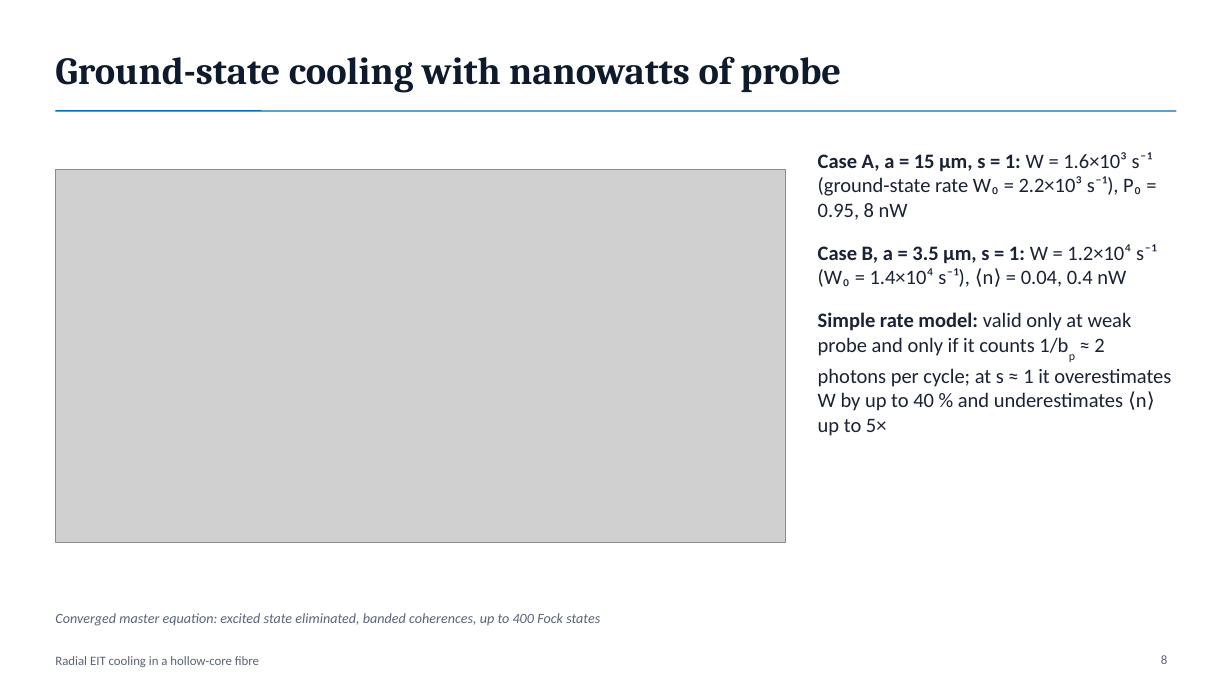
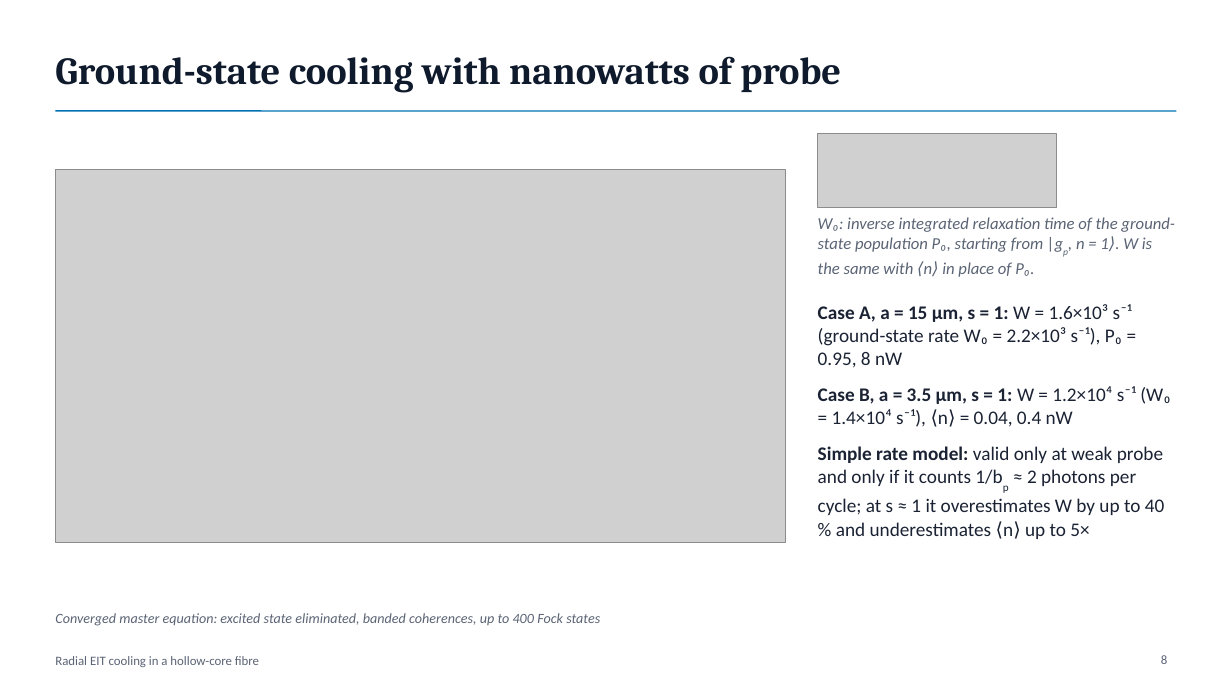
Before and after one commit to Leonardo-Razzai/hcf-eit-cooling, a slide deck: slide 8 of presentation/radial_eit_cooling_talk.pptx. Drawn at 1232x693 pixels with LibreOffice and Linux fonts; fonts in the diff are those of the drawing; grey boxes stand for pictures. Boxes give left, top, right and bottom in pixels: in the first picture for what was removed or moved away, otherwise in the second. Text is boxed around its words. In the diff, an @@ line names an element or a change of style, - is before the commit and + after.

```diff
--- a/presentation/radial_eit_cooling_talk.pptx
+++ b/presentation/radial_eit_cooling_talk.pptx
@@ picture added at (x1=818, y1=134, x2=1057, y2=208) @@
@@ text added at (x1=818, y1=217, x2=1175, y2=277), 13 pt, text #5B6475, italic @@
+W₀: inverse integrated relaxation time of the ground-state population P₀, starting from |gp, n = 1⟩. W is the same with ⟨n⟩ in place of P₀.
@@ text "Case A, a = 15 ..." moved from (x1=818, y1=152, x2=1171, y2=436) to (x1=818, y1=304, x2=1170, y2=539) @@
@@ text "Case A, a = 15 ..." at (x1=818, y1=304, x2=1170, y2=539): size 16 to 15 pt; less space between paragraphs @@
```
Also in this commit, not shown: 1 slide added, 4 other files.
